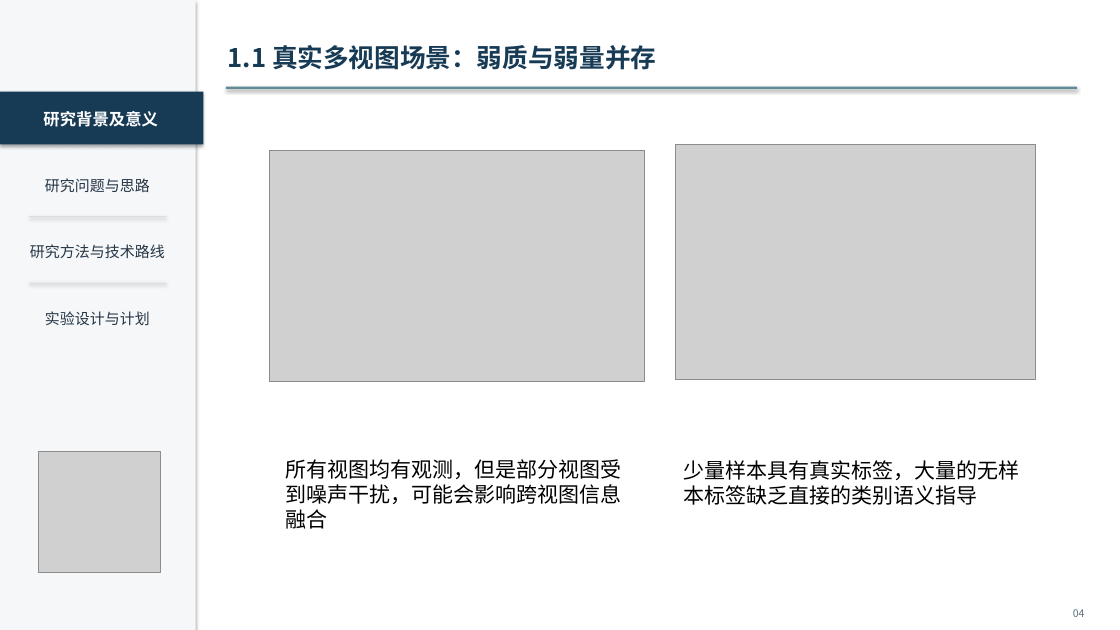
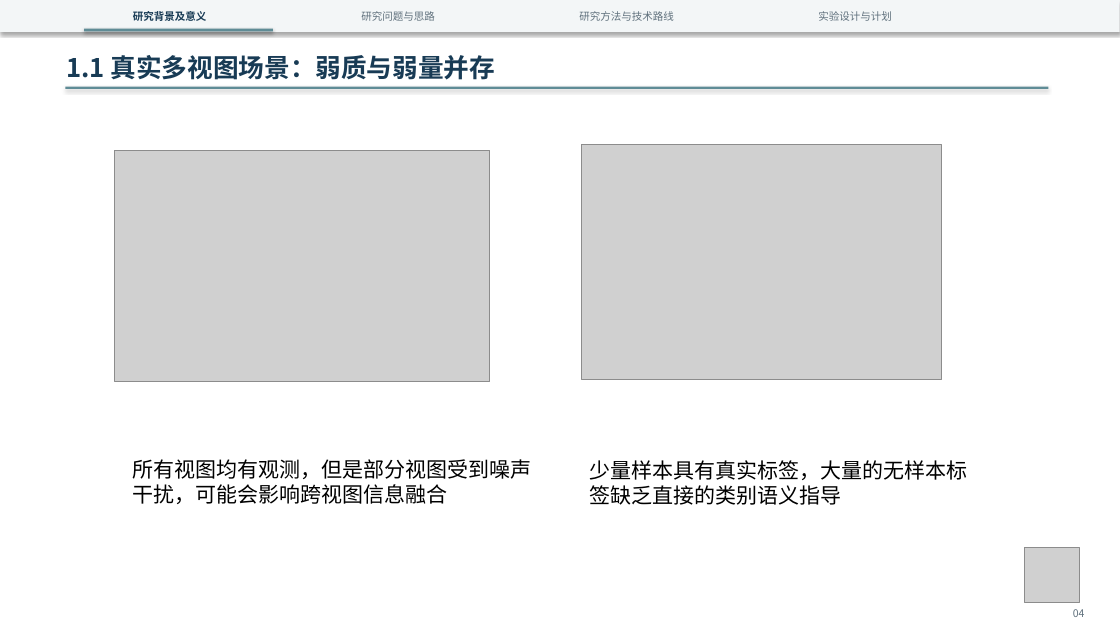
Before and after one commit to wangyi-ui/BONE, a slide deck: slide 4 of presentations/proposal_academic_redesign.pptx. Drawn at 1120x630 pixels with LibreOffice and Linux fonts; fonts in the diff are those of the drawing; grey boxes stand for pictures. Boxes give left, top, right and bottom in pixels: in the first picture for what was removed or moved away, otherwise in the second. Text is boxed around its words. In the diff, an @@ line names an element or a change of style, - is before the commit and + after.

Commit message:
Rework proposal deck layout and add PDF preview

```diff
--- a/presentations/proposal_academic_redesign.pptx
+++ b/presentations/proposal_academic_redesign.pptx
@@ rectangle removed at bbox=[0, 0, 196, 630] @@
@@ rectangle added at bbox=[0, 0, 1120, 32], fill #F3F6F7 @@
@@ text "研究背景及意义": place and size @@
-text "研究背景及意义" at bbox=[43, 111, 157, 127]
+text "研究背景及意义" at bbox=[133, 11, 207, 21]
@@ text "研究背景及意义" at bbox=[133, 11, 207, 21]: size 14 to 9 pt, text colour #FFFFFF to #183B55 @@
@@ rectangle: place and size @@
-rectangle at bbox=[0, 92, 203, 145]
+rectangle at bbox=[84, 29, 273, 32]
@@ rectangle at bbox=[84, 29, 273, 32]: fill #183B55 to #5F8C96 @@
@@ text "研究问题与思路": place and size @@
-text "研究问题与思路" at bbox=[45, 178, 150, 192]
+text "研究问题与思路" at bbox=[361, 11, 435, 21]
@@ text "研究方法与技术路线": place and size @@
-text "研究方法与技术路线" at bbox=[30, 244, 165, 258]
+text "研究方法与技术路线" at bbox=[579, 11, 674, 21]
@@ size 12.8 to 9 pt, text colour #253646 to #60717D in 3 elements at bbox=[361, 11, 435, 21], bbox=[579, 11, 674, 21], bbox=[818, 11, 892, 21] @@
@@ text "实验设计与计划": place and size @@
-text "实验设计与计划" at bbox=[45, 311, 150, 325]
+text "实验设计与计划" at bbox=[818, 11, 892, 21]
@@ text "1.1 真实多视图场景：弱质与弱量并存": place and size @@
-text "1.1 真实多视图场景：弱质与弱量并存" at bbox=[228, 45, 656, 70]
+text "1.1 真实多视图场景：弱质与弱量并存" at bbox=[66, 55, 495, 80]
@@ rectangle: place and size @@
-rectangle at bbox=[226, 87, 1077, 89]
+rectangle at bbox=[66, 87, 1049, 89]
@@ picture: place and size @@
-picture at bbox=[676, 145, 1036, 379]
+picture at bbox=[581, 145, 942, 379]
@@ picture: place and size @@
-picture at bbox=[270, 150, 644, 381]
+picture at bbox=[115, 150, 490, 381]
@@ line removed from (29, 217) to (166, 217) @@
@@ text added at bbox=[892, 223, 962, 246], 15 pt, text #FFFFFF, bold @@
+形状视图
@@ line removed from (29, 283) to (166, 283) @@
@@ text "所有视图均有观测，但是部分视图受到噪声干扰，可能会影响跨视图信息融合" rewrapped from bbox=[286, 459, 622, 529] to bbox=[132, 459, 531, 504] @@
@@ text "少量样本具有真实标签，大量的无样本标签缺乏直接的类别语义指导" rewrapped from bbox=[683, 460, 1019, 505] to bbox=[589, 460, 967, 505] @@
@@ picture: place and size @@
-picture at bbox=[39, 452, 160, 573]
+picture at bbox=[1025, 548, 1080, 602]
```
Also in this commit, not shown: 18 other slides changed, 1 other file.
